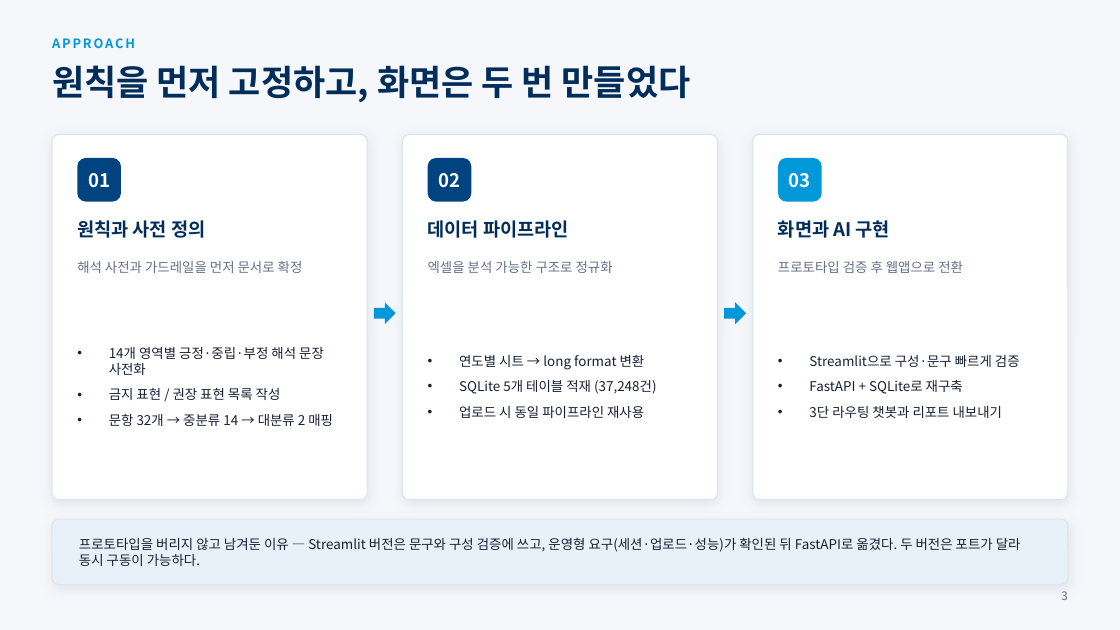
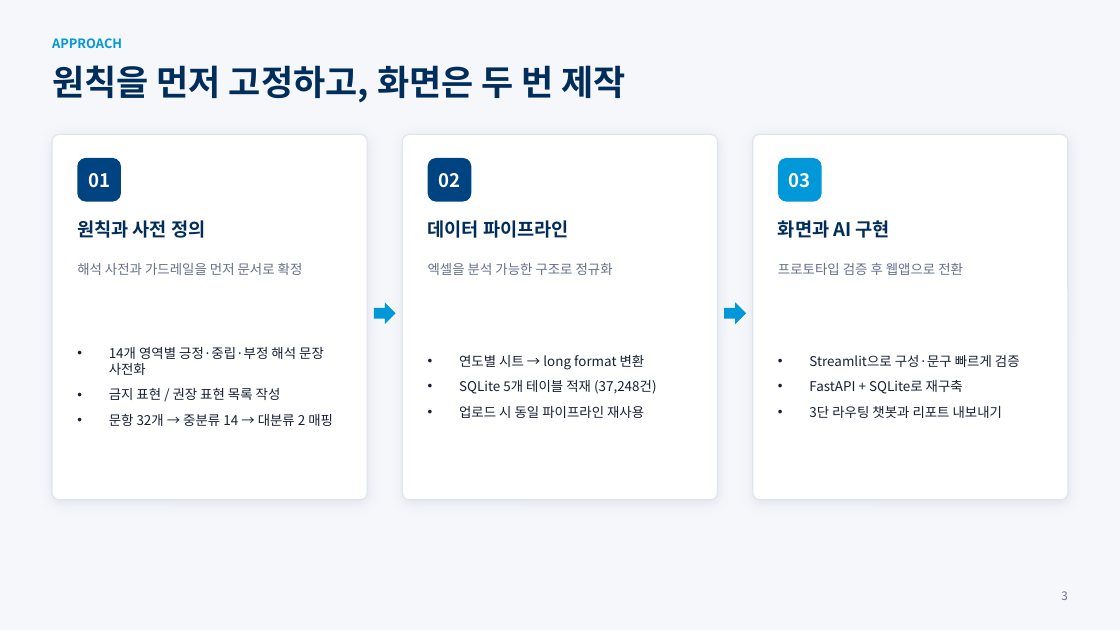
Before and after one commit to frypanegg/AI_PJT, a slide deck: slide 4 of Org_health_diag/docs/2026_조직건강도_AI_Agent_수행결과.pptx. Drawn at 1120x630 pixels with LibreOffice and Linux fonts; fonts in the diff are those of the drawing. Boxes give left, top, right and bottom in pixels: in the first picture for what was removed or moved away, otherwise in the second. Text is boxed around its words. In the diff, an @@ line names an element or a change of style, - is before the commit and + after.

```diff
--- a/Org_health_diag/docs/2026_조직건강도_AI_Agent_수행결과.pptx
+++ b/Org_health_diag/docs/2026_조직건강도_AI_Agent_수행결과.pptx
@@ text "APPROACH" at (52,38,122,48): letter spacing 1.6 to 0 pt @@
@@ text at (52,65,626,103): text changed @@
-원칙을 먼저 고정하고, 화면은 두 번 만들었다
+원칙을 먼저 고정하고, 화면은 두 번 제작
@@ line spacing 16pt to 1.39 in 3 elements at (77,263,303,275), (428,263,613,275), (778,263,963,275) @@
@@ rounded rectangle removed at (52,519,1068,585) @@
@@ text removed at (79,538,1021,566) @@
-프로토타입을 버리지 않고 남겨둔 이유 — Streamlit 버전은 문구와 구성 검증에 쓰고, 운영형 요구(세션·업로드·성능)가 확인된 뒤 FastAPI로 옮겼다. 두 버전은 포트가 달라 동시 구동이 가능하다.
```
Also in this commit, not shown: 11 other slides changed, 1 slide added, 4 slides removed.
